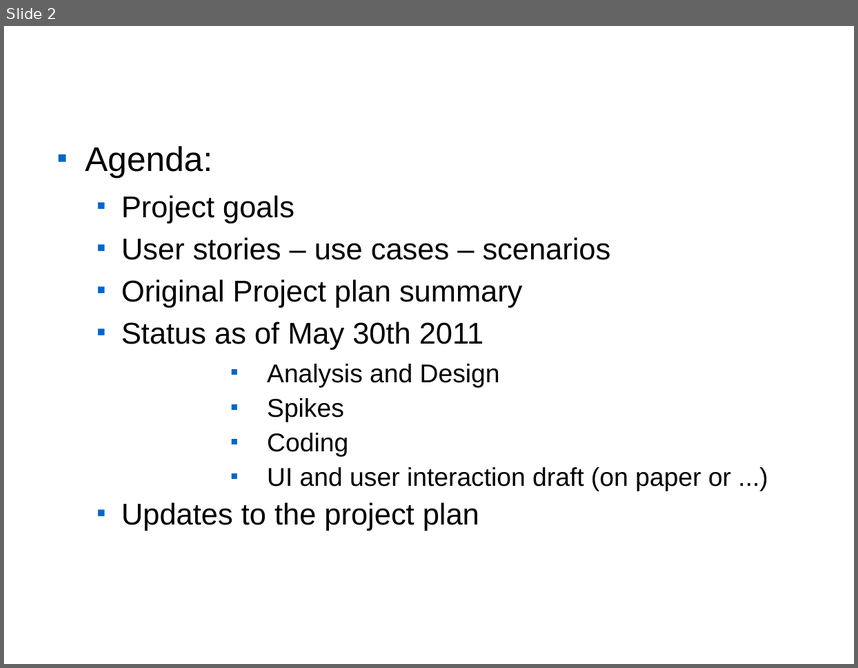
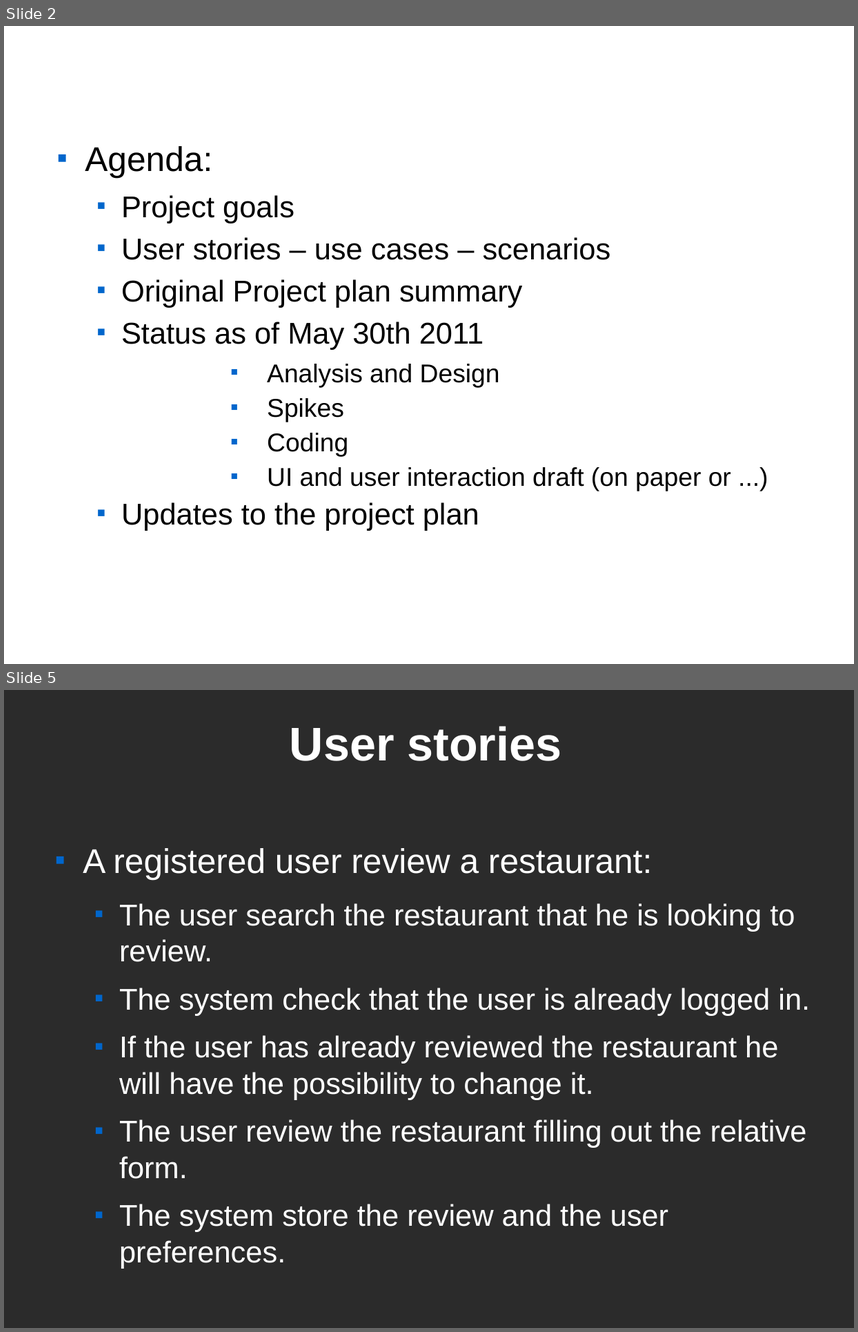
Before and after one commit to cdavide/dove-mangio-it, a slide deck: wiki/projectReviewTemplate.odp. Shown one above the other, each under a label of ours: slide 2 before the commit, slides 2 and 5 after it; the slides between them are not shown. The pictures are 858x668 and 858x1332 pixels, drawn with LibreOffice and Linux fonts; fonts in the diff are those of the drawing; background and template pictures are left out; a plain dark background stands for a picture behind light text. Boxes give left, top, right and bottom in pixels: in the first picture for what was removed or moved away, otherwise in the second. Text is boxed around its words. In the diff, an @@ line names an element or a change of style, - is before the commit and + after.

```diff
--- a/wiki/projectReviewTemplate.odp
+++ b/wiki/projectReviewTemplate.odp
@@ slide 5 added at <box>4,690,854,1328</box>, background picture (left out) @@
@@ title added at <box>290,726,562,761</box>, 44 pt, text #FFFFFF, bold @@
+User stories
@@ text added at <box>83,848,810,1268</box>, 28 pt, text #FFFFFF @@
+■ A registered user review a restaurant:
+  ■ The user search the restaurant that he is looking to review.
+  ■ The system check that the user is already logged in.
+  ■ If the user has already reviewed the restaurant he will have the possibility to change it.
+  ■ The user review the restaurant filling out the relative form.
+  ■ The system store the review and the user preferences.
```
Also in this commit, not shown: 4 slides changed, 6 other slides added, 5 slides removed, 3 other files.
